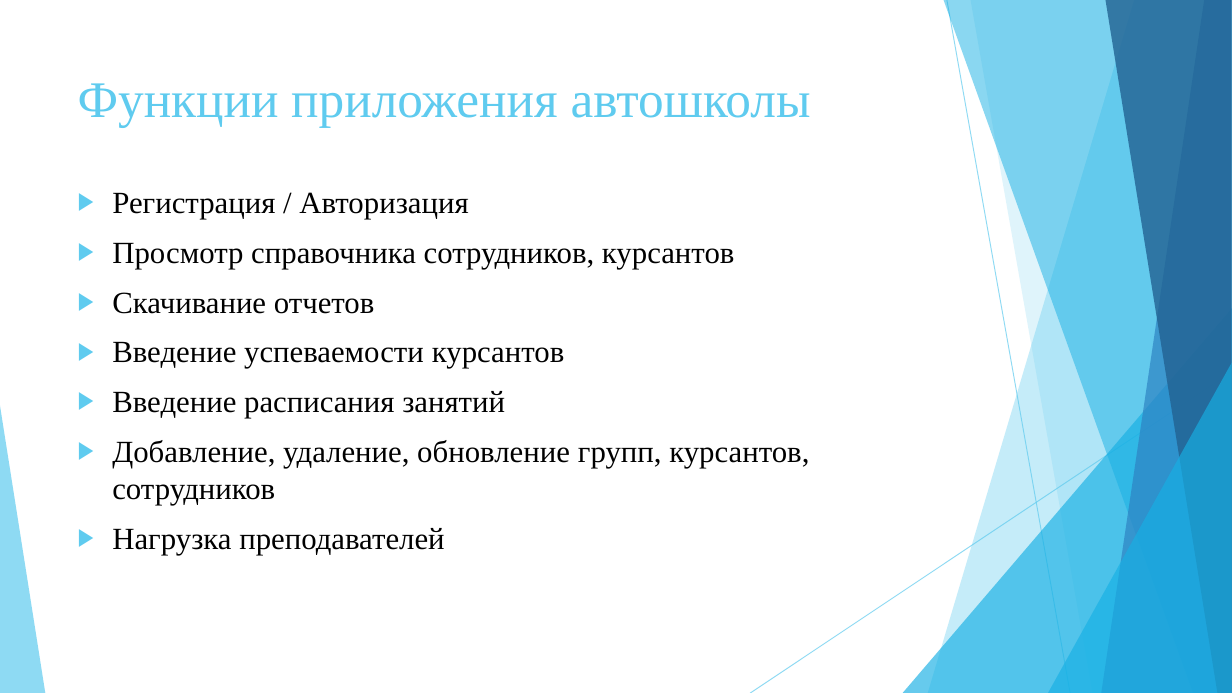
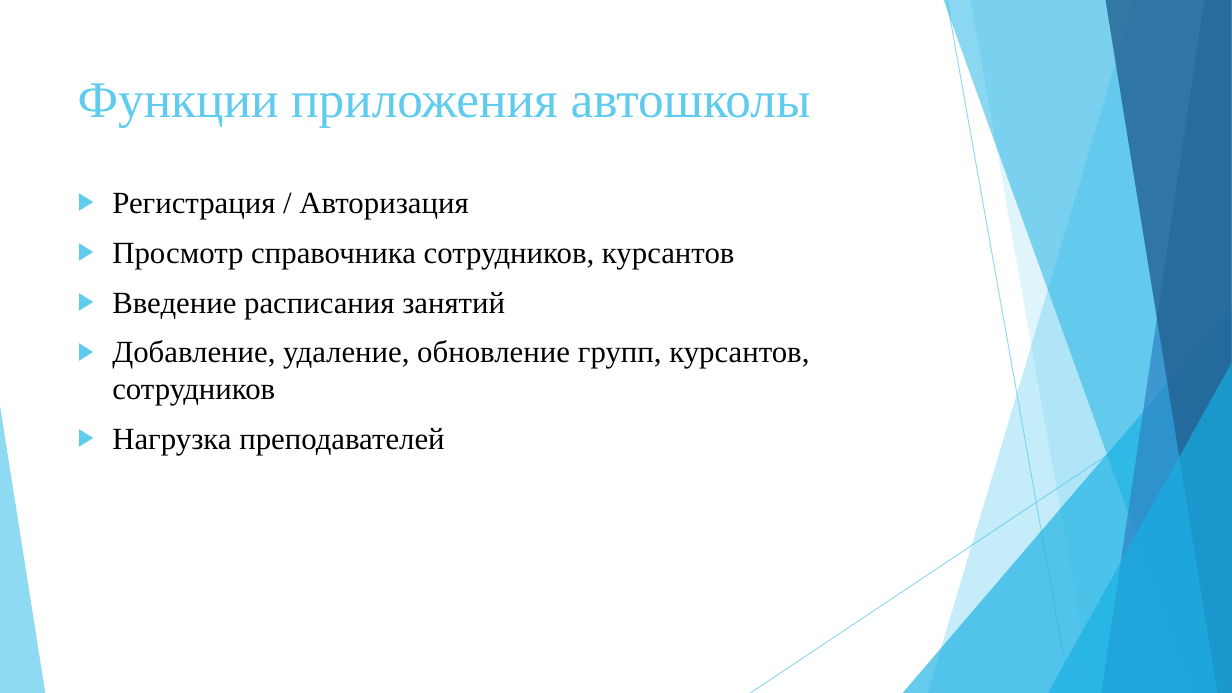
Before and after one commit to Nurzamat123/AutoSchool, a slide deck: slide 3 of 2 презентация для процентовки.pptx. Drawn at 1232x693 pixels with LibreOffice and Linux fonts; fonts in the diff are those of the drawing. Boxes give left, top, right and bottom in pixels: in the first picture for what was removed or moved away, otherwise in the second. Text is boxed around its words. In the diff, an @@ line names an element or a change of style, - is before the commit and + after.

```diff
--- a/2 презентация для процентовки.pptx
+++ b/2 презентация для процентовки.pptx
@@ text at box(112, 292, 564, 369): paragraphs removed @@
-▶ Скачивание отчетов
-▶ Введение успеваемости курсантов
```
Also in this commit, not shown: 2 other files.
